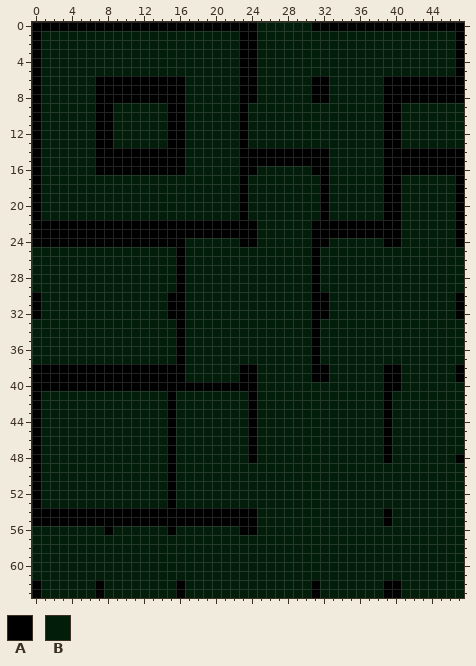
Pixel-art sprite -- Assets/Sprites/Tilesets/ts_forest.png. Above is the file before it was changed.
The file is 48x64 pixels.
Palette (. is transparent): A #000000  B #021e0b
Pixels before (only the part around the change), first column x 0:
 0 AAAAAAAAAAAAAAAAAAAAAAAAABBBBBBAAAAAAAAAAAAAAAAA
 1 ABBBBBBBBBBBBBBBBBBBBBBAABBBBBBBBBBBBBBBBBBBBBBA
 2 ABBBBBBBBBBBBBBBBBBBBBBAABBBBBBBBBBBBBBBBBBBBBBA
 3 ABBBBBBBBBBBBBBBBBBBBBBAABBBBBBBBBBBBBBBBBBBBBBA
 4 ABBBBBBBBBBBBBBBBBBBBBBAABBBBBBBBBBBBBBBBBBBBBBA
 5 ABBBBBBBBBBBBBBBBBBBBBBAABBBBBBBBBBBBBBBBBBBBBBA
 6 ABBBBBBAAAAAAAAAABBBBBBAABBBBBBAABBBBBBAAAAAAAAA
 7 ABBBBBBAAAAAAAAAABBBBBBAABBBBBBAABBBBBBAAAAAAAAA
 8 ABBBBBBAAAAAAAAAABBBBBBAABBBBBBAABBBBBBAAAAAAAAA
 9 ABBBBBBAABBBBBBAABBBBBBABBBBBBBBBBBBBBBAABBBBBBB
10 ABBBBBBAABBBBBBAABBBBBBABBBBBBBBBBBBBBBAABBBBBBB
11 ABBBBBBAABBBBBBAABBBBBBABBBBBBBBBBBBBBBAABBBBBBB
12 ABBBBBBAABBBBBBAABBBBBBABBBBBBBBBBBBBBBAABBBBBBB
13 ABBBBBBAABBBBBBAABBBBBBABBBBBBBBBBBBBBBAABBBBBBB
14 ABBBBBBAAAAAAAAAABBBBBBAAAAAAAAAABBBBBBAAAAAAAAA
15 ABBBBBBAAAAAAAAAABBBBBBAAAAAAAAAABBBBBBAAAAAAAAA
16 ABBBBBBAAAAAAAAAABBBBBBAABBBBBBAABBBBBBAAAAAAAAA
17 ABBBBBBBBBBBBBBBBBBBBBBABBBBBBBBABBBBBBAABBBBBBA
18 ABBBBBBBBBBBBBBBBBBBBBBABBBBBBBBABBBBBBAABBBBBBA
19 ABBBBBBBBBBBBBBBBBBBBBBABBBBBBBBABBBBBBAABBBBBBA
20 ABBBBBBBBBBBBBBBBBBBBBBABBBBBBBBABBBBBBAABBBBBBA
21 ABBBBBBBBBBBBBBBBBBBBBBABBBBBBBBABBBBBBAABBBBBBA
22 AAAAAAAAAAAAAAAAAAAAAAAAABBBBBBAAAAAAAAAABBBBBBA
23 AAAAAAAAAAAAAAAAAAAAAAAAABBBBBBAAAAAAAAAABBBBBBA
24 AAAAAAAAAAAAAAAAABBBBBBAABBBBBBAABBBBBBAABBBBBBA
25 BBBBBBBBBBBBBBBBABBBBBBBBBBBBBBABBBBBBBBBBBBBBBB
26 BBBBBBBBBBBBBBBBABBBBBBBBBBBBBBABBBBBBBBBBBBBBBB
27 BBBBBBBBBBBBBBBBABBBBBBBBBBBBBBABBBBBBBBBBBBBBBB
28 BBBBBBBBBBBBBBBBABBBBBBBBBBBBBBABBBBBBBBBBBBBBBB
29 BBBBBBBBBBBBBBBBABBBBBBBBBBBBBBABBBBBBBBBBBBBBBB
30 ABBBBBBBBBBBBBBAABBBBBBBBBBBBBBAABBBBBBBBBBBBBBA
31 ABBBBBBBBBBBBBBAABBBBBBBBBBBBBBAABBBBBBBBBBBBBBA
32 ABBBBBBBBBBBBBBAABBBBBBBBBBBBBBAABBBBBBBBBBBBBBA
33 BBBBBBBBBBBBBBBBABBBBBBBBBBBBBBABBBBBBBBBBBBBBBB
34 BBBBBBBBBBBBBBBBABBBBBBBBBBBBBBABBBBBBBBBBBBBBBB
35 BBBBBBBBBBBBBBBBABBBBBBBBBBBBBBABBBBBBBBBBBBBBBB
36 BBBBBBBBBBBBBBBBABBBBBBBBBBBBBBABBBBBBBBBBBBBBBB
37 BBBBBBBBBBBBBBBBABBBBBBBBBBBBBBABBBBBBBBBBBBBBBB
38 AAAAAAAAAAAAAAAAABBBBBBAABBBBBBAABBBBBBAABBBBBBA
39 AAAAAAAAAAAAAAAAABBBBBBAABBBBBBAABBBBBBAABBBBBBA
40 AAAAAAAAAAAAAAAAAAAAAAAAABBBBBBBBBBBBBBAABBBBBBB
41 ABBBBBBBBBBBBBBABBBBBBBBABBBBBBBBBBBBBBABBBBBBBB
42 ABBBBBBBBBBBBBBABBBBBBBBABBBBBBBBBBBBBBABBBBBBBB
43 ABBBBBBBBBBBBBBABBBBBBBBABBBBBBBBBBBBBBABBBBBBBB
44 ABBBBBBBBBBBBBBABBBBBBBBABBBBBBBBBBBBBBABBBBBBBB
45 ABBBBBBBBBBBBBBABBBBBBBBABBBBBBBBBBBBBBABBBBBBBB
46 ABBBBBBBBBBBBBBABBBBBBBBABBBBBBBBBBBBBBABBBBBBBB
47 ABBBBBBBBBBBBBBABBBBBBBBABBBBBBBBBBBBBBABBBBBBBB
48 ABBBBBBBBBBBBBBABBBBBBBBABBBBBBBBBBBBBBABBBBBBBA
49 ABBBBBBBBBBBBBBABBBBBBBBBBBBBBBBBBBBBBBBBBBBBBBB
50 ABBBBBBBBBBBBBBABBBBBBBBBBBBBBBBBBBBBBBBBBBBBBBB
51 ABBBBBBBBBBBBBBABBBBBBBBBBBBBBBBBBBBBBBBBBBBBBBB
52 ABBBBBBBBBBBBBBABBBBBBBBBBBBBBBBBBBBBBBBBBBBBBBB
53 ABBBBBBBBBBBBBBABBBBBBBBBBBBBBBBBBBBBBBBBBBBBBBB
54 AAAAAAAAAAAAAAAAAAAAAAAAABBBBBBBBBBBBBBABBBBBBBB
55 AAAAAAAAAAAAAAAAAAAAAAAAABBBBBBBBBBBBBBABBBBBBBB
56 BBBBBBBBABBBBBBABBBBBBBAABBBBBBBBBBBBBBBBBBBBBBB
57 BBBBBBBBBBBBBBBBBBBBBBBBBBBBBBBBBBBBBBBBBBBBBBBB
58 BBBBBBBBBBBBBBBBBBBBBBBBBBBBBBBBBBBBBBBBBBBBBBBB
59 BBBBBBBBBBBBBBBBBBBBBBBBBBBBBBBBBBBBBBBBBBBBBBBB
60 BBBBBBBBBBBBBBBBBBBBBBBBBBBBBBBBBBBBBBBBBBBBBBBB
61 BBBBBBBBBBBBBBBBBBBBBBBBBBBBBBBBBBBBBBBBBBBBBBBB
62 ABBBBBBABBBBBBBBABBBBBBBBBBBBBBABBBBBBBAABBBBBBB
63 ABBBBBBABBBBBBBBABBBBBBBBBBBBBBABBBBBBBAABBBBBBB
The result:
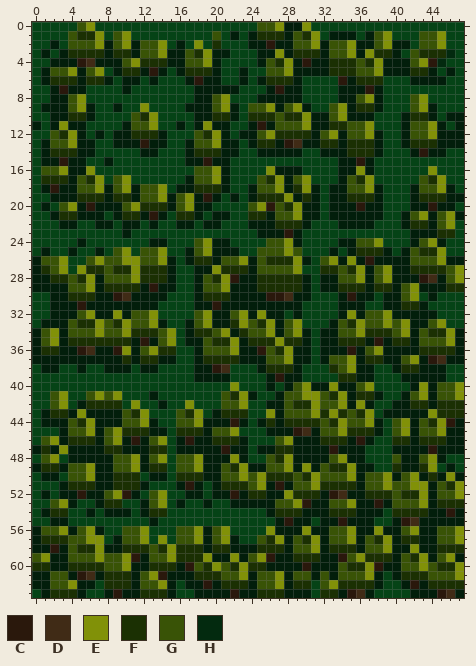
Colours new in this view: C #2a180c  D #402b16  E #819108  F #1b3003  G #395306  H #032a0f
Edits made:
colour A: #000000 -> #054316
Changed rows in their new state; - is a pixel that keeps its letter.
first column x 0:
 0 -----GE------------------GGE--E-----------------
 1 -AAAGFFEAGEAAAAAAAAAGA--BFFF-GFEA---A-GEAAAGGEA-
 2 -A-AGGGE-GE-GGEA-AEAFAA-B-C--GGE-GGE--GE--AGGEA-
 3 --A-FFFF-FF-GGE--GFE--A----E-FFF-GGE-EFF-AGFFFH-
 4 -A---CD---GEFFF--GGE-AA---GFE-C--FFFGFE---GECHA-
 5 --GGE-GEA-FF-C-A-FFF-AAB-AGGE----FFFGGE---FF-A--
 6 --FFF-FFB-BB-B----C--AAB--FFF-A--AC-FFF---BBBB--
 7 -A-C--A---B------A-------A-C--A--A---C----------
 8 -A--GEA----------A--GEA-------A--A--GE----GE----
 9 ----GE----AAEAA-----GE--GGE-GE-AAGE-FF---AGE-AAA
10 -A--FF---AAGFEA--A--FF--FFFGFFE--GE---A---FF-A--
11 BA-E--A--A-GGEA-BA-E--A--C-GGGE--FFGGEA---GGE-A-
12 -AGFE-AB---FFF---AGFE-AB-GEFFFF-GE-GGE----GGE---
13 --GGE-------C-----GGE----FF-CD--FF-FFF----FFF---
14 --FFF-------BB----FFF----BBBBB--B--FFF----BCBB--
15 ---C--A-B----------C--A----------A--C-A---------
16 -GGE--E----------AGGE-A--AE---A--A--E-A-----E---
17 -FFF-GFEAGEAAAAAA-GGE-A-AGFE-GEA-A-GFEA--AAGFEA-
18 --C--GGE-GE-GGEA--FFF-A--GGE-FE----GGE---A-GGE--
19 -A---FFF-FF-GGE-GE-C-A---FFFE-F----FFF---A-FFF-B
20 --AGE-C---GEFFF-GE--AAA-GECGFE------C----A--C---
21 -A-FF---A-FF-C-AFF-A--A-FF-GGE------------GE-GEB
22 ---BB--BB-BB-B--BB-BB---B--FFF----BBBB----FF-GE-
23 ----------B-----------------C-A----------A---FF-
24 -----B-------BB--AGE--A--AGGE-A--A--GGE--A-GE-A-
25 A-AA-AA-AGEAGGEA--GE---AAGGGEGA-A-A-FFF-A-GFFEAA
26 -GGEAAGEGGEEGGE---FF-GGE-GFFFE--GE-E-C----GGGE--
27 -FGEAEFFGFFEFFF--A--EFFF-GGGGEA-FFGFE-GE--FFFFGE
28 --FFGFE-GGGEFFF--A-GFEC--FFFFF----GGE-GE---CD-GE
29 ----GGE-FFFF-C---A-GGE---FFFFF----FFF-FF-GE---FF
30 -A--FFF--CD------A-FFF----CCD----A-C--A--GEA-AA-
31 -A---C--------A--A--C---------A--A---AA--FF-AAA-
32 -A---GE--E-GGEA--AGE--GE-E--A-A--A-E-GGE-----AA-
33 A---GFFEGFEGGE-A--GE--FEGFE-GEA-A-GFEGGEGE--GEAA
34 -GE-GGGEGGEFFFGE--FFGE-FGGE-GE----GGEFFFGE-GFFE-
35 -GE-FFFFFFF-C-GE---GFFE-FFFEFF----FFF-C-FF-GGGE-
36 -FF--CD--CE-GEFF-A-GGGE--CGFE------C-GE----FFFF-
37 ----------F-FF---A-FFFF---GGE----GGE-FF--GE-CD--
38 -BB--B--BBB-BB---A--CDA---FFF-A--FGE--A-BFF---A-
39 -----------------A----A--A-C--A--AFF--A-------A-
40 ----------------------E--A-A-GE--E--GEA--A-E-GGE
41 -AGEAAGEGEAAA-A-AAAAAGFEBAA-GGEEGFE-FF--A-GE-GGE
42 -AGEA-FFFFAEAA--AEAAAGGE-A--GFFEGGE-E-A---FF-FFF
43 --FF-E----GFEAA-GFEA-FFF-AE-GGGEFEFGFEAB----EFFF
44 ----GFE---GGE-A-GGE---C---F-FFFFGFEGGE--GE-GFEC-
45 -AA-GGE-GEFFF---FFF-GGEA-A---CD-GGEFFF--GE-GGE--
46 -GE-FFF-GE-C-GE--C--FFF--AAGE---FFF-C-A-FF-FFF--
47 BF-E----FF---FF------C-----FF----C---AA-----C---
48 -GEA-----GGE-GE-GGE---E--AGFE----GE--AA-G--GE-A-
49 BFF-GGE--GGE-FF-GGE--GFE--GGE-E-GFFE--AAF--FEA-A
50 ---AGGE--FFFA---FFF--GGEGEFFFGFEGGGE-GGE-GE-F-E-
51 -AA-FFF--FFF-AA--C-A-FFFGE-C-GGEFFFF-GGEGGEE-GFE
52 --A--C--GEC-AGE-A--A--C-FF--EFFF-CD--FFFGFFE-GGE
53 -AGE-AA-FFAA-GE--AA-AA-----GGEC--GGE--C-GGGE-FFF
54 -BFF--B-BBB-BFF----------A-FFF---FFF----FFFF--C-
55 --BB---------B-----------AA-C--A--C---A--CD-----
56 -GGE-GE--AGGEAA-GGE-GEA--AE---E--GGE--E--GE--GGE
57 -FFFGGEEA-GGEAEAGGE-GE-AAGFE-GFE-GGE-GFE-FF--GGE
58 --C-GFFE--FFFGFEFFF-FF---FFF-GGE-FFF-GGE--E--FFF
59 GE--GGGEGGEC-GGEFFFE--E-GEC--FFF--CGEFFF-GFE-GE-
60 FF--FFFFGGE--FFF-CGFEGFEFF----C---GFFEC--GGEGFFE
61 --GG-CD-FFF-GEC---FFFGGE-GGE-GG-G-GGGE-A-FFFGGGE
62 B-GGE---FFF-GGE----C-FFF-GGE-FF-GEFFFF----C-FFFF
63 --FFF-A--C--FFF--A----C--FFF----FF-CD-A--A---CD-
Where, in picture pixels (left, top, right, bottom), the same in both pictures:
changed: (32, 22, 464, 598)
